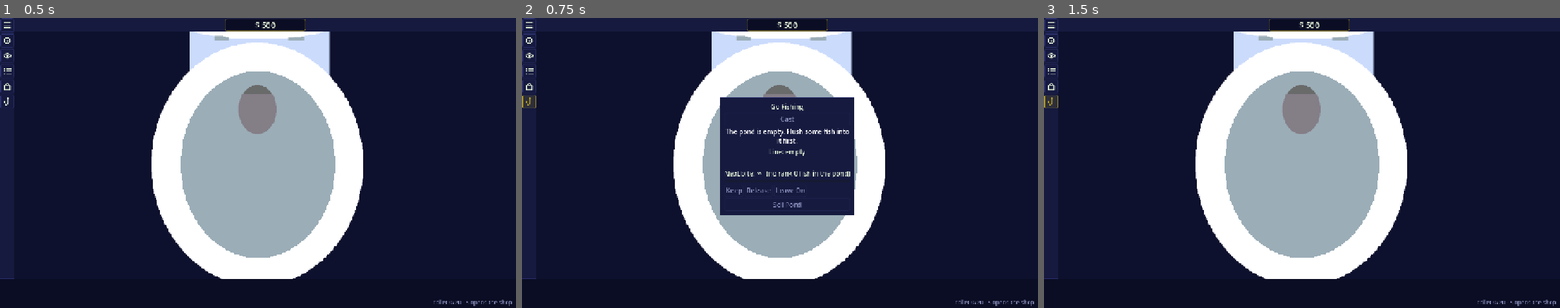
Above: before the commit, frames 1-3 (left to right).
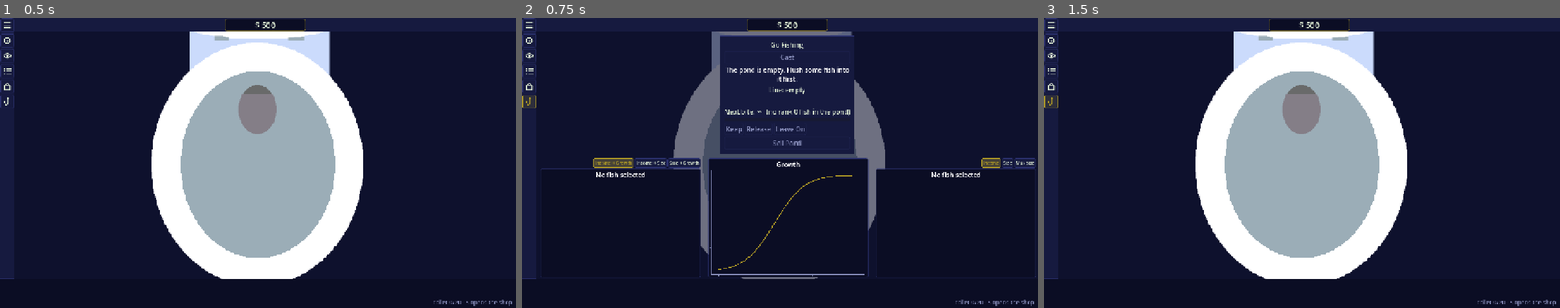
Above: after the commit, the same moments.

Repository: frnklnnlsn/koi-idle
Game: Godot game, scene res://game_parts/user_interface/scenes/main_UI.tscn
Same seed, same stepped clock (60 frames per second), same inputs: the game is played once before the commit and once after it.
Inputs (mouse positions are in pixels of both pictures, inside the frame that each line leads up to):
- Up to frame 1 (0.5 s): no input
- Up to frame 2 (0.75 s): click (527, 102) at 0.5 s
- Up to frame 3 (1.5 s): click (1049, 102) at 1.25 s

Frame 1 is identical in both runs. In frame 2, 25% of the frame differs, in the area x 3-100%, y 4-90%; in frame 3, nothing differs.

Commit message:
Fishing: show the three charts for the pond, caught fish highlighted
Scatter, growth and bar charts sit below the fishing panel and show every
pond fish. Fish on the line are drawn in the accent colour; fish kept
earlier this session stay on the charts in a dimmed accent (new UIPalette
role chart_caught_earlier). The see-through backdrop now also shows while
fishing. The fishing panel moved up to the top half to make room.

Co-Authored-By: Claude Opus 5.5 <noreply@anthropic.com>
Claude-Session: https://claude.ai/code/session_01EFMBTUzXdodmqvh2BWDEMY

Diff:
--- a/koi-idle-godot/game_parts/charts/collection_chart.gd
+++ b/koi-idle-godot/game_parts/charts/collection_chart.gd
@@ -20,13 +20,17 @@
 var _sorted: Array = []        # fish_conf, sorted by the current stat
 var _hovered: fish_conf = null
 var _picked: Array = []   # box-selected fish (UIPalette picked colour)
+var _caught: Array = []   # fishing: on the line now (accent)
+var _earlier: Array = []  # fishing: caught earlier this session (faded)
 var _stat := 0
 
 
 # --- Chart definition (shared by the game and ChartPreview) -----------------
 
 ## data: {"values": Array[float] sorted ascending, "highlight": int (-1 = none),
-##        "picked": Array[int] (box-selected bars), "title": String (optional)}
+##        "picked": Array[int] (box-selected bars), "caught": Array[int] (fishing:
+##        on the line, accent), "earlier": Array[int] (fishing: caught earlier,
+##        faded), "title": String (optional)}
 ## Highlighted and picked bars are drawn as their own stacked series so they
 ## can be coloured.
 static func draw(p: TauPlot, data: Dictionary, on_click := Callable()) -> void:
@@ -39,13 +43,24 @@
 	var highlight: int = data.get("highlight", -1)
 	var labels := PackedStringArray()
 	var picked_ids: Array = data.get("picked", [])
+	var caught_ids: Array = data.get("caught", [])
+	var earlier_ids: Array = data.get("earlier", [])
 	var others := []
+	var faded := []
 	var boxed := []
 	var picked := []
 	for i in values.size():
 		labels.append(str(i + 1))
-		var kind := 2 if i == highlight else (1 if i in picked_ids else 0)
+		# 2 = accent (hovered or on the line), 1 = box-selected, 3 = caught earlier
+		var kind := 0
+		if i == highlight or i in caught_ids:
+			kind = 2
+		elif i in picked_ids:
+			kind = 1
+		elif i in earlier_ids:
+			kind = 3
 		others.append(values[i] if kind == 0 else 0.0)
+		faded.append(values[i] if kind == 3 else 0.0)
 		boxed.append(values[i] if kind == 1 else 0.0)
 		picked.append(values[i] if kind == 2 else 0.0)
 
@@ -53,11 +68,12 @@
 		"y_title": data.get("y_title", "Income /s"),
 		"stacked": true,
 		"minimal": true,
-		"colors": [UIPalette.get_palette().chart_mark, UIPalette.get_palette().picked, UIPalette.get_palette().accent],
+		"colors": [UIPalette.get_palette().chart_mark, UIPalette.get_palette().chart_caught_earlier,
+			UIPalette.get_palette().picked, UIPalette.get_palette().accent],
 	}
 	if on_click.is_valid():
 		opts["on_click"] = on_click
-	TauCharts.bar(p, data.get("title", "Fish by value"), labels, {"Fish": others, "Picked": boxed, "Hovered": picked}, opts)
+	TauCharts.bar(p, data.get("title", "Fish by value"), labels, {"Fish": others, "Earlier": faded, "Picked": boxed, "Hovered": picked}, opts)
 
 
 static func sample_data() -> Dictionary:
@@ -99,6 +115,17 @@
 
 func clear_fish_card_hover() -> void:
 	_hovered = null
+	_redraw()
+
+
+## Fishing: fish on the line now (accent colour) and fish caught earlier this
+## session (UIPalette chart_caught_earlier, faded). Earlier fish have left the
+## pond, so the fishing panel adds them to the collection too.
+func set_caught(on_line: Array, earlier: Array) -> void:
+	if on_line == _caught and earlier == _earlier:
+		return
+	_caught = on_line.duplicate()
+	_earlier = earlier.duplicate()
 	_redraw()
 
 
@@ -150,10 +177,17 @@
 		values.append(stat_value(f, _stat))
 	var title := chart_title if chart_title != "" else "By " + String(STATS[_stat][0]).to_lower()
 	var picked := []
+	var caught := []
+	var earlier := []
 	for i in _sorted.size():
 		if _sorted[i] in _picked:
 			picked.append(i)
-	draw(plot, {"values": values, "highlight": _sorted.find(_hovered), "picked": picked, "title": title,
+		if _sorted[i] in _caught:
+			caught.append(i)
+		elif _sorted[i] in _earlier:
+			earlier.append(i)
+	draw(plot, {"values": values, "highlight": _sorted.find(_hovered), "picked": picked,
+		"caught": caught, "earlier": earlier, "title": title,
 		"y_title": STATS[_stat][1]}, _on_plot_clicked)
 
 
--- a/koi-idle-godot/game_parts/charts/fish_scatter_chart.gd
+++ b/koi-idle-godot/game_parts/charts/fish_scatter_chart.gd
@@ -26,6 +26,8 @@
 var _fish: Array = []
 var _selected: fish_conf = null
 var _picked: Array = []   # box-selected fish (UIPalette picked colour)
+var _caught: Array = []   # fishing: on the line now (accent)
+var _earlier: Array = []  # fishing: caught earlier this session (faded)
 var _mode := 0
 var _series_fish := {}   # series name -> Array of fish, in point order (for clicks)
 
@@ -101,21 +103,35 @@
 	var series := {}
 	var colors := []
 	_series_fish.clear()
+	var pal := UIPalette.get_palette()
 	var others := _fish.filter(func(f): return f != _selected)
-	if not others.is_empty():
-		var plain := others.filter(func(f): return f not in _picked)
-		var picked := others.filter(func(f): return f in _picked)
-		if not plain.is_empty():
-			_add_series(series, "Fish", plain, mode)
-			colors.append(UIPalette.get_palette().chart_mark)
-		if not picked.is_empty():
-			_add_series(series, "Picked", picked, mode)
-			colors.append(UIPalette.get_palette().picked)
+	# Groups in draw order (later = on top): [name, fish, colour].
+	var groups := [
+		["Fish", others.filter(func(f): return f not in _picked and f not in _caught and f not in _earlier), pal.chart_mark],
+		["Earlier", others.filter(func(f): return f in _earlier and f not in _caught and f not in _picked),pal.chart_caught_earlier],
+		["Picked", others.filter(func(f): return f in _picked and f not in _caught), pal.picked],
+		["Caught", others.filter(func(f): return f in _caught), pal.accent],
+	]
+	for g in groups:
+		if not g[1].is_empty():
+			_add_series(series, g[0], g[1], mode)
+			colors.append(g[2])
 	if _selected and _selected in _fish:
 		_add_series(series, "Selected", [_selected], mode)   # drawn last, on top
 		colors.append(UIPalette.get_palette().accent)
 	var title := "%s ↑  %s →" % [STAT_NAMES[mode[2]], STAT_NAMES[mode[1]]]
 	draw(plot, {"series": series, "colors": colors, "title": title}, _on_plot_clicked)
+
+
+## Fishing: fish on the line now (accent colour) and fish caught earlier this
+## session (UIPalette chart_caught_earlier, faded). Earlier fish have left the
+## pond, so the fishing panel adds them to the collection too.
+func set_caught(on_line: Array, earlier: Array) -> void:
+	if on_line == _caught and earlier == _earlier:
+		return
+	_caught = on_line.duplicate()
+	_earlier = earlier.duplicate()
+	_redraw()
 
 
 ## Box selection: show these fish as picked.
--- a/koi-idle-godot/game_parts/charts/growth_chart.gd
+++ b/koi-idle-godot/game_parts/charts/growth_chart.gd
@@ -26,6 +26,8 @@
 var _all_view := true
 var _series_fish: Array = []   # series index -> fish (All view clicks)
 var _picked: Array = []   # box-selected fish (UIPalette picked colour)
+var _caught: Array = []   # fishing: on the line now (accent)
+var _earlier: Array = []  # fishing: caught earlier this session (faded)
 
 
 # --- Chart definitions (shared by the game and ChartPreview) ----------------
@@ -54,8 +56,10 @@
 
 
 ## Many fish. data: {"curves": Array of curve dicts (as draw()), "selected": int
-## (-1 = none), "picked": Array[int]}. The selected curve is drawn last, in
-## colour; picked (box-selected) curves in the palette's picked colour.
+## (-1 = none), "picked": Array[int], "caught": Array[int], "earlier": Array[int]}.
+## The selected curve is drawn last, in colour; picked (box-selected) curves in
+## the palette's picked colour; caught ones (fishing) in the accent colour,
+## earlier catches faded.
 static func draw_all(p: TauPlot, data: Dictionary, on_click := Callable()) -> void:
 	var curves: Array = data.get("curves", [])
 	if curves.is_empty():
@@ -64,6 +68,8 @@
 		return
 	var selected: int = data.get("selected", -1)
 	var picked: Array = data.get("picked", [])
+	var caught: Array = data.get("caught", [])
+	var earlier: Array = data.get("earlier", [])
 	var x_max := 1.0
 	for c in curves:
 		x_max = maxf(x_max, grown_hours(c))
@@ -74,9 +80,10 @@
 	var series := {}
 	var colors := []
 	var order := range(curves.size())
-	for i in picked:   # picked curves above the rest
-		order.erase(i)
-		order.append(i)
+	for group in [earlier, picked, caught]:   # each group above the ones before
+		for i in group:
+			order.erase(i)
+			order.append(i)
 	if selected >= 0:
 		order.erase(selected)
 		order.append(selected)   # drawn last = on top
@@ -85,7 +92,14 @@
 		for h in xs:
 			m.append(_mass(curves[i], h))
 		series[str(i + 1)] = m
-		colors.append(pal.accent if i == selected else (pal.picked if i in picked else pal.chart_line))
+		var c: Color = pal.chart_line
+		if i == selected or i in caught:
+			c = pal.accent
+		elif i in picked:
+			c = pal.picked
+		elif i in earlier:
+			c = pal.chart_caught_earlier
+		colors.append(c)
 
 	var opts := {"y_log": true, "minimal": true, "colors": colors, "hover_nearest": true}
 	if on_click.is_valid():
@@ -139,6 +153,17 @@
 ## The fish shown in the All view (e.g. the shop's current batch).
 func set_fish_collection(fish_array: Array) -> void:
 	_fish = fish_array.filter(func(f): return f is fish_conf)
+	_redraw()
+
+
+## Fishing: fish on the line now (accent colour) and fish caught earlier this
+## session (UIPalette chart_caught_earlier, faded). Earlier fish have left the
+## pond, so the fishing panel adds them to the collection too.
+func set_caught(on_line: Array, earlier: Array) -> void:
+	if on_line == _caught and earlier == _earlier:
+		return
+	_caught = on_line.duplicate()
+	_earlier = earlier.duplicate()
 	_redraw()
 
 
@@ -196,7 +221,15 @@
 		for i in _fish.size():
 			if _fish[i] in _picked:
 				picked.append(i)
-		draw_all(plot, {"curves": curves, "selected": _fish.find(_selected), "picked": picked}, _on_plot_clicked)
+		var caught := []
+		var earlier := []
+		for i in _fish.size():
+			if _fish[i] in _caught:
+				caught.append(i)
+			elif _fish[i] in _earlier:
+				earlier.append(i)
+		draw_all(plot, {"curves": curves, "selected": _fish.find(_selected), "picked": picked,
+			"caught": caught, "earlier": earlier}, _on_plot_clicked)
 	else:
 		draw(plot, _data)
 
--- a/koi-idle-godot/game_parts/user_interface/scenes/fishing_ui.gd
+++ b/koi-idle-godot/game_parts/user_interface/scenes/fishing_ui.gd
@@ -7,6 +7,11 @@
 #   Release   let everything on the line go; the fish stay in the pond
 #   Leave On  keep the new catch on the line as bait for the next rank up
 #   Sell Pond fail-safe: sell every pond fish at a discount (click twice to confirm)
+#
+# Below the panel, the shop's three charts show every pond fish. Fish on the
+# line are drawn in the accent colour; fish you kept earlier this session stay
+# on the charts, faded (UIPalette chart_caught_earlier). That history is
+# forgotten when the game closes.
 extends Control
 
 @onready var fishing_status: RichTextLabel = %FishingStatus
@@ -20,6 +25,10 @@
 @onready var leave_on_button: Button       = %LeaveOnButton
 @onready var fishing_timer:  Timer         = $FishingTimer
 @onready var sell_pond_button: Button      = %SellPondButton
+# Charts along the bottom half (Charts node in fishing_ui.tscn).
+@onready var _scatter: FishScatterChart    = %Scatter
+@onready var _growth:  GrowthChart         = %Growth
+@onready var _bars:    CollectionChart     = %Bars
 
 ## Seconds the Sell Pond confirmation stays armed before it resets.
 const SELL_CONFIRM_SECONDS := 4.0
@@ -29,6 +38,7 @@
 var _just_caught := false   # a fresh catch: choose Keep / Release / Leave On
 var _sell_armed  := false   # Sell Pond clicked once; next click within SELL_CONFIRM_SECONDS sells
 var _sell_arm_id := 0       # so an old timeout can't disarm a newer confirmation
+var _caught_earlier: Array = []   # fish kept this session (they've left the pond)
 
 
 func _ready() -> void:
@@ -106,6 +116,7 @@
 	var paid := line.value()
 	var count := line.chain.size()
 	PassiveSystems.pay_catch(paid)
+	_caught_earlier.append_array(line.chain)
 	DisplayManager.fish_caught.emit(line.chain.duplicate())   # removes them from the pond
 	line.clear()
 	_just_caught = false
@@ -199,6 +210,7 @@
 	leave_on_button.disabled = not _just_caught
 
 	var pond := _pond_fish()
+	_update_charts(pond)
 	sell_pond_button.disabled = _waiting or pond.is_empty()
 	if pond.is_empty():
 		_sell_armed = false
@@ -207,6 +219,16 @@
 		sell_pond_button.text = "Confirm: sell %d fish for $%s?" % [pond.size(), _commas(floori(line.pond_sale_value(pond)))]
 	else:
 		sell_pond_button.text = "Sell Pond ($%s)" % _commas(floori(line.pond_sale_value(pond)))
+
+
+## Pond fish plus this session's earlier catches; the line's fish highlighted.
+func _update_charts(pond: Array) -> void:
+	if not is_visible_in_tree():
+		return
+	var fish := pond + _caught_earlier
+	for chart in [_scatter, _growth, _bars]:
+		chart.set_fish_collection(fish)
+		chart.set_caught(line.chain, _caught_earlier)
 
 
 func _set_status(bbcode: String) -> void:
--- a/koi-idle-godot/game_parts/user_interface/scenes/fishing_ui.tscn
+++ b/koi-idle-godot/game_parts/user_interface/scenes/fishing_ui.tscn
@@ -1,6 +1,9 @@
-[gd_scene load_steps=2 format=3 uid="uid://kctuxuaxjl0r"]
+[gd_scene format=3 uid="uid://kctuxuaxjl0r"]
 
 [ext_resource type="Script" path="res://game_parts/user_interface/scenes/fishing_ui.gd" id="1_31oin"]
+[ext_resource type="PackedScene" path="res://game_parts/charts/fish_scatter_chart.tscn" id="2_scatter"]
+[ext_resource type="PackedScene" path="res://game_parts/charts/growth_chart.tscn" id="3_growth"]
+[ext_resource type="PackedScene" path="res://game_parts/charts/collection_chart.tscn" id="4_bars"]
 
 [node name="FishingUI" type="Control"]
 layout_mode = 3
@@ -13,11 +16,10 @@
 
 [node name="PanelContainer" type="PanelContainer" parent="."]
 layout_mode = 1
-anchors_preset = 8
 anchor_left = 0.5
-anchor_top = 0.5
+anchor_top = 0.25
 anchor_right = 0.5
-anchor_bottom = 0.5
+anchor_bottom = 0.25
 offset_left = -101.5
 offset_top = -60.0
 offset_right = 101.5
@@ -109,6 +111,56 @@
 tooltip_text = "Sell every fish in the pond at a discount. Asks you to confirm first."
 text = "Sell Pond"
 
+[node name="Charts" type="HBoxContainer" parent="."]
+unique_name_in_owner = true
+layout_mode = 1
+anchors_preset = -1
+anchor_top = 0.5
+anchor_right = 1.0
+anchor_bottom = 1.0
+grow_horizontal = 2
+grow_vertical = 2
+
+[node name="ScatterMargin" type="MarginContainer" parent="Charts"]
+layout_mode = 2
+size_flags_horizontal = 3
+theme_override_constants/margin_left = 10
+theme_override_constants/margin_top = 5
+theme_override_constants/margin_right = 5
+theme_override_constants/margin_bottom = 4
+
+[node name="Scatter" parent="Charts/ScatterMargin" instance=ExtResource("2_scatter")]
+unique_name_in_owner = true
+custom_minimum_size = Vector2(0, 130)
+layout_mode = 2
+
+[node name="GrowthMargin" type="MarginContainer" parent="Charts"]
+layout_mode = 2
+size_flags_horizontal = 3
+theme_override_constants/margin_left = 10
+theme_override_constants/margin_top = 5
+theme_override_constants/margin_right = 5
+theme_override_constants/margin_bottom = 4
+
+[node name="Growth" parent="Charts/GrowthMargin" instance=ExtResource("3_growth")]
+unique_name_in_owner = true
+custom_minimum_size = Vector2(0, 130)
+layout_mode = 2
+
+[node name="BarsMargin" type="MarginContainer" parent="Charts"]
+layout_mode = 2
+size_flags_horizontal = 3
+theme_override_constants/margin_left = 10
+theme_override_constants/margin_top = 5
+theme_override_constants/margin_right = 5
+theme_override_constants/margin_bottom = 4
+
+[node name="Bars" parent="Charts/BarsMargin" instance=ExtResource("4_bars")]
+unique_name_in_owner = true
+custom_minimum_size = Vector2(0, 130)
+layout_mode = 2
+chart_title = "Pond fish"
+
 [node name="FishingTimer" type="Timer" parent="."]
 unique_name_in_owner = true
 
--- a/koi-idle-godot/game_parts/user_interface/scenes/main_UI.tscn
+++ b/koi-idle-godot/game_parts/user_interface/scenes/main_UI.tscn
@@ -154,7 +154,7 @@
 unique_name_in_owner = true
 visible = false
 layout_mode = 2
-size_flags_vertical = 6
+size_flags_vertical = 3
 
 [node name="Sidebar" type="PanelContainer" parent="."]
 unique_name_in_owner = true
--- a/koi-idle-godot/game_parts/user_interface/scenes/main_ui.gd
+++ b/koi-idle-godot/game_parts/user_interface/scenes/main_ui.gd
@@ -18,7 +18,7 @@
 @onready var _trash_light: TextureRect = %TrashLight
 ## Rank picker on the ShopBar (rank_meter.gd): bars sized in its Inspector.
 @onready var _rank_meter: RankMeter = %RankMeter
-## See-through layer over the toilet / pond while the shop is open. Change how
+## See-through layer over the toilet / pond while the shop or fishing is open. Change how
 ## dark it is with its Color (the alpha slider) in the Inspector.
 @onready var _shop_backdrop: ColorRect = %ShopBackdrop
 
@@ -40,6 +40,7 @@
 	for panel in [shop_ui, list_ui, fishing_ui]:
 		panel.add_to_group(ESC_CLOSES)
 	shop_ui.visibility_changed.connect(_on_shop_visibility)
+	fishing_ui.visibility_changed.connect(_update_backdrop)
 	shop_ui.drag_zone_changed.connect(_on_drag_zone)
 	shop_ui.action_message.connect(command_line.say)
 	_rank_meter.rank_clicked.connect(_on_rank_clicked)
@@ -72,8 +73,12 @@
 
 func _on_shop_visibility() -> void:
 	_shop_bar.visible = shop_ui.visible
-	_shop_backdrop.visible = shop_ui.visible
+	_update_backdrop()
 	_fit_above_terminal()
+
+
+func _update_backdrop() -> void:
+	_shop_backdrop.visible = shop_ui.visible or fishing_ui.visible
 
 
 func _on_drag_zone(zone: String) -> void:
--- a/koi-idle-godot/game_parts/user_interface/theme/ui_palette.gd
+++ b/koi-idle-godot/game_parts/user_interface/theme/ui_palette.gd
@@ -42,6 +42,10 @@
 @export var chart_mark := Color("5d6bb5")
 ## Growth curves that aren't highlighted.
 @export var chart_line := Color(0.42, 0.47, 0.75, 0.5)
+## Fishing charts: fish you caught earlier this session, a dimmed accent. Fish
+## on the line right now use the accent colour. Use a solid colour: the charts
+## ignore transparency (alpha).
+@export var chart_caught_earlier := Color("6a6126")
 
 @export_tool_button("Rebuild theme") var _rebuild_button = rebuild_theme
 
